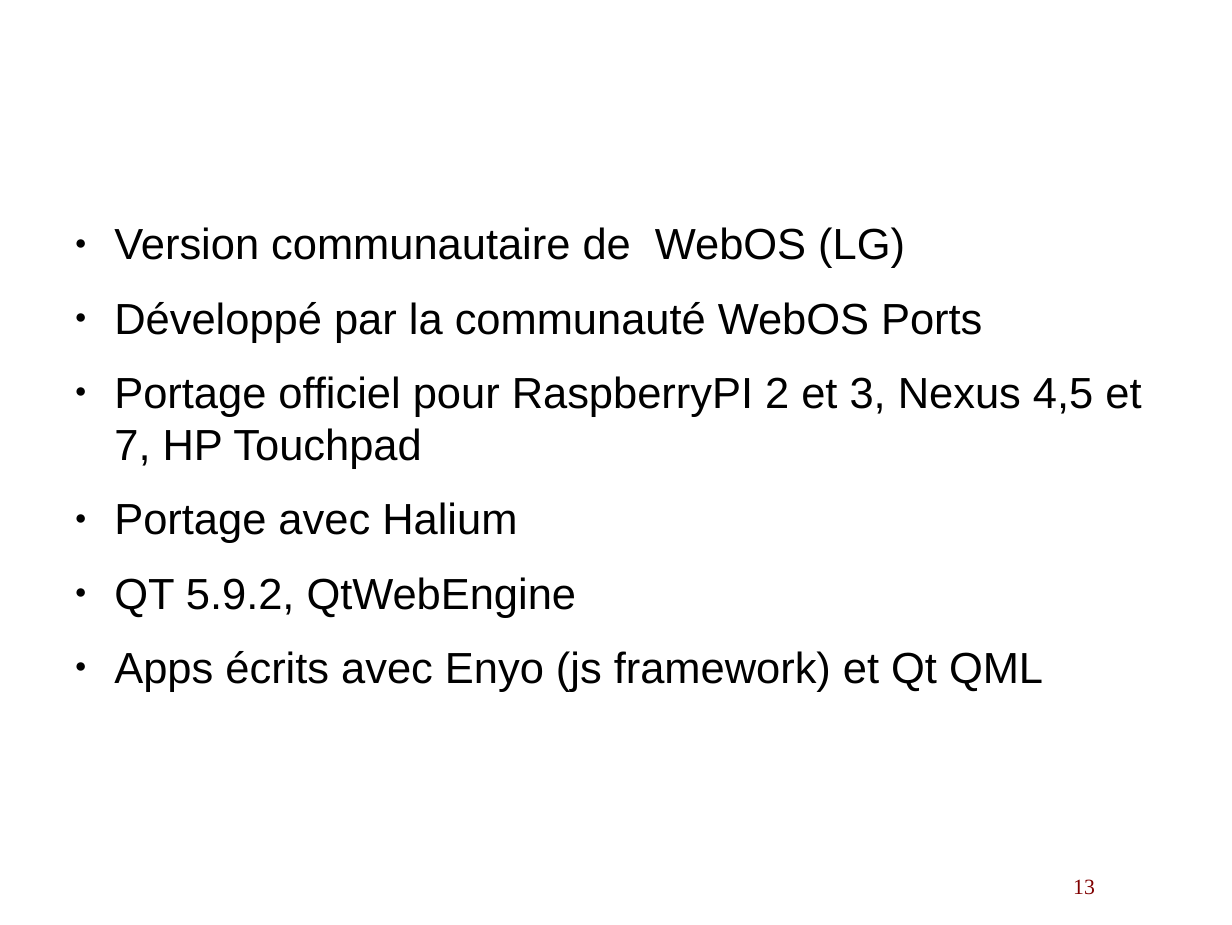
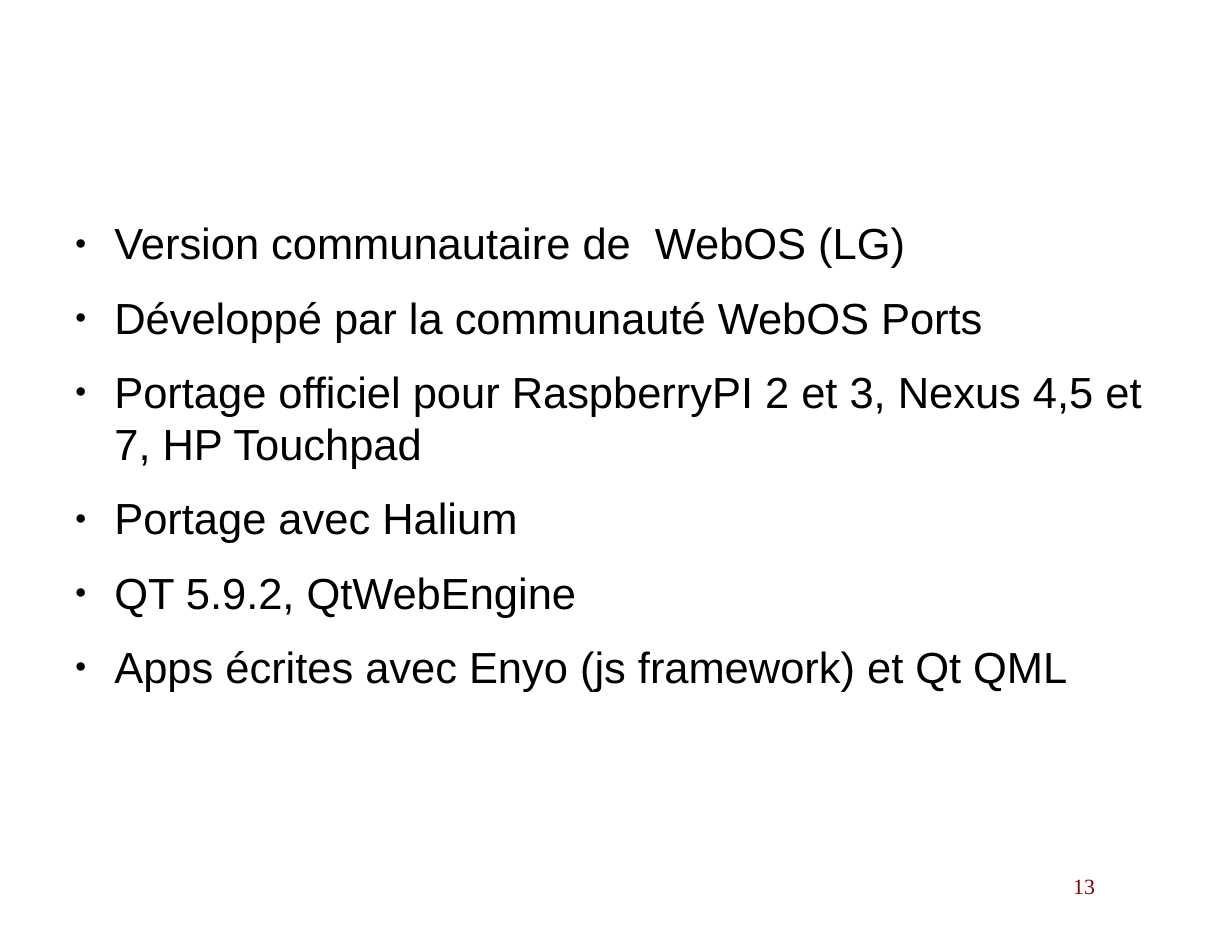
Before and after one commit to lduboeuf/ut-helloworld-py, a slide deck: slide 13 of osmobiles.odp. Drawn at 1232x925 pixels with LibreOffice and Linux fonts; fonts in the diff are those of the drawing; background and template pictures are left out. Boxes give left, top, right and bottom in pixels: in the first picture for what was removed or moved away, otherwise in the second. Text is boxed around its words. In the diff, an @@ line names an element or a change of style, - is before the commit and + after.

```diff
--- a/osmobiles.odp
+++ b/osmobiles.odp
@@ text at (x1=114, y1=651, x2=1067, y2=692): text changed @@
-● Apps écrits avec Enyo (js framework) et Qt QML
+● Apps écrites avec Enyo (js framework) et Qt QML
```
Also in this commit, not shown: 6 other slides changed.
